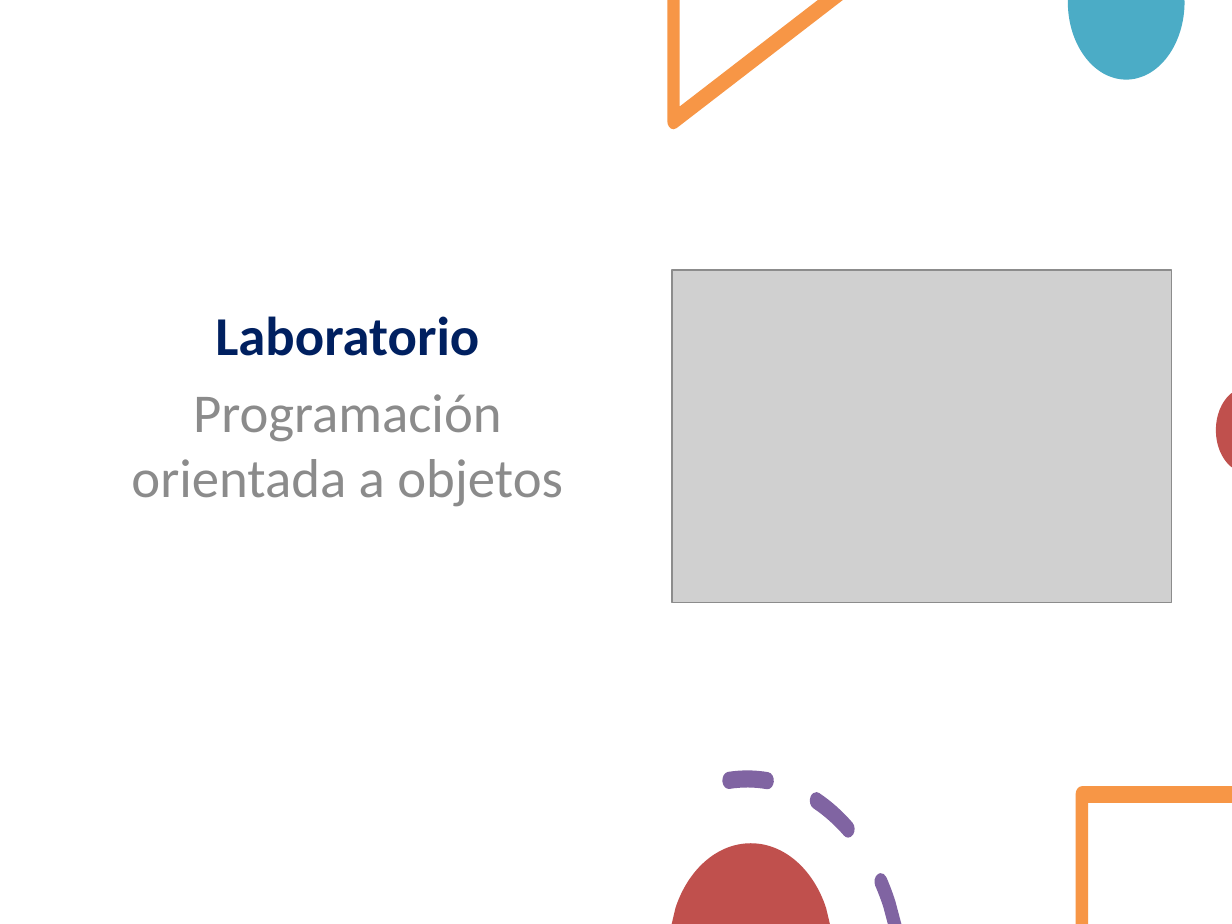
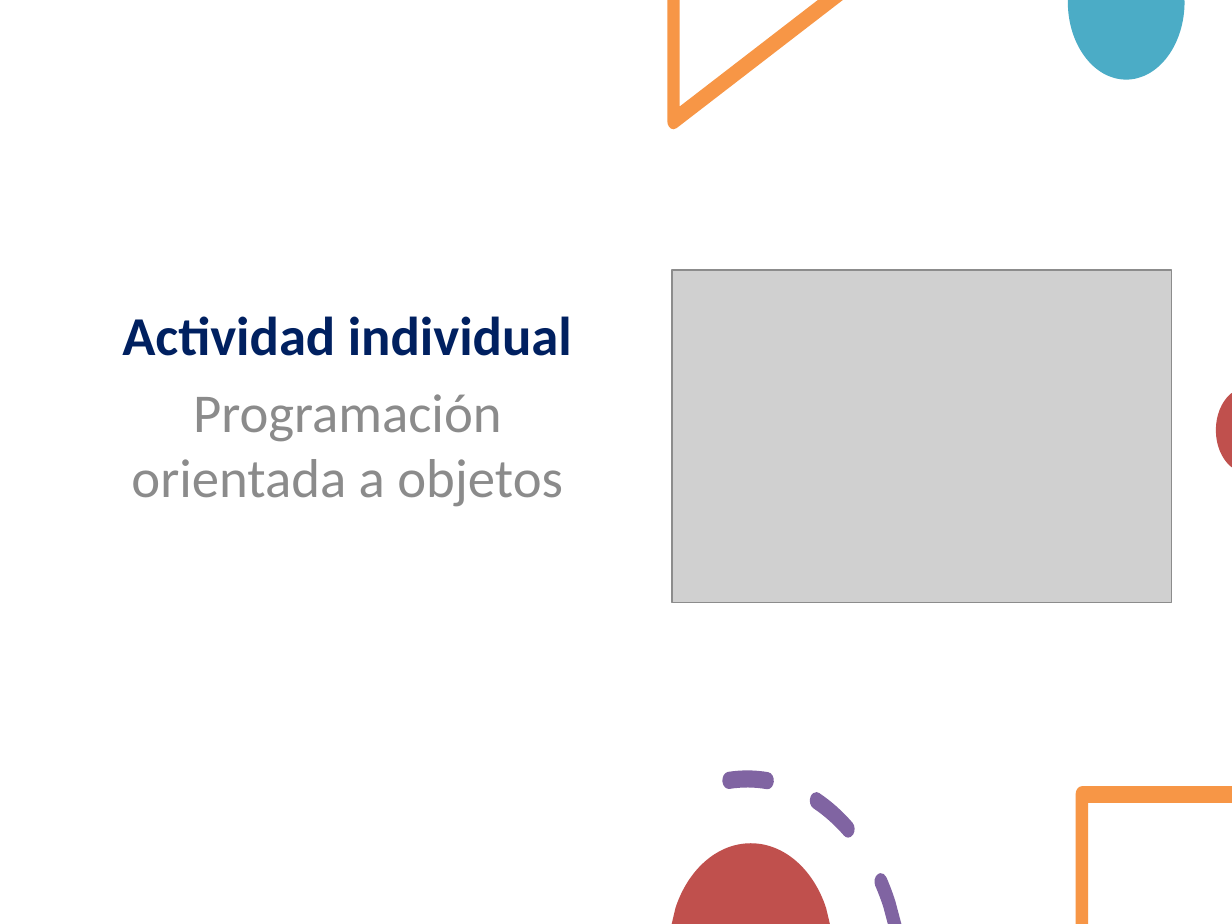
Before and after one commit to lizetheP/Analitica, a slide deck: slide 45 of CalendarioAgo2022/presentaciones/14_POO.pptx (slide 47 before the commit). Drawn at 1232x924 pixels with LibreOffice and Linux fonts; fonts in the diff are those of the drawing; grey boxes stand for pictures. Boxes give left, top, right and bottom in pixels: in the first picture for what was removed or moved away, otherwise in the second. Text is boxed around its words. In the diff, an @@ line names an element or a change of style, - is before the commit and + after.

```diff
--- a/CalendarioAgo2022/presentaciones/14_POO.pptx
+++ b/CalendarioAgo2022/presentaciones/14_POO.pptx
@@ subtitle at (122, 316, 572, 356): text changed @@
-Laboratorio
+Actividad individual
```
Also in this commit, not shown: 1 slide added, 3 slides removed, 5 other files.
